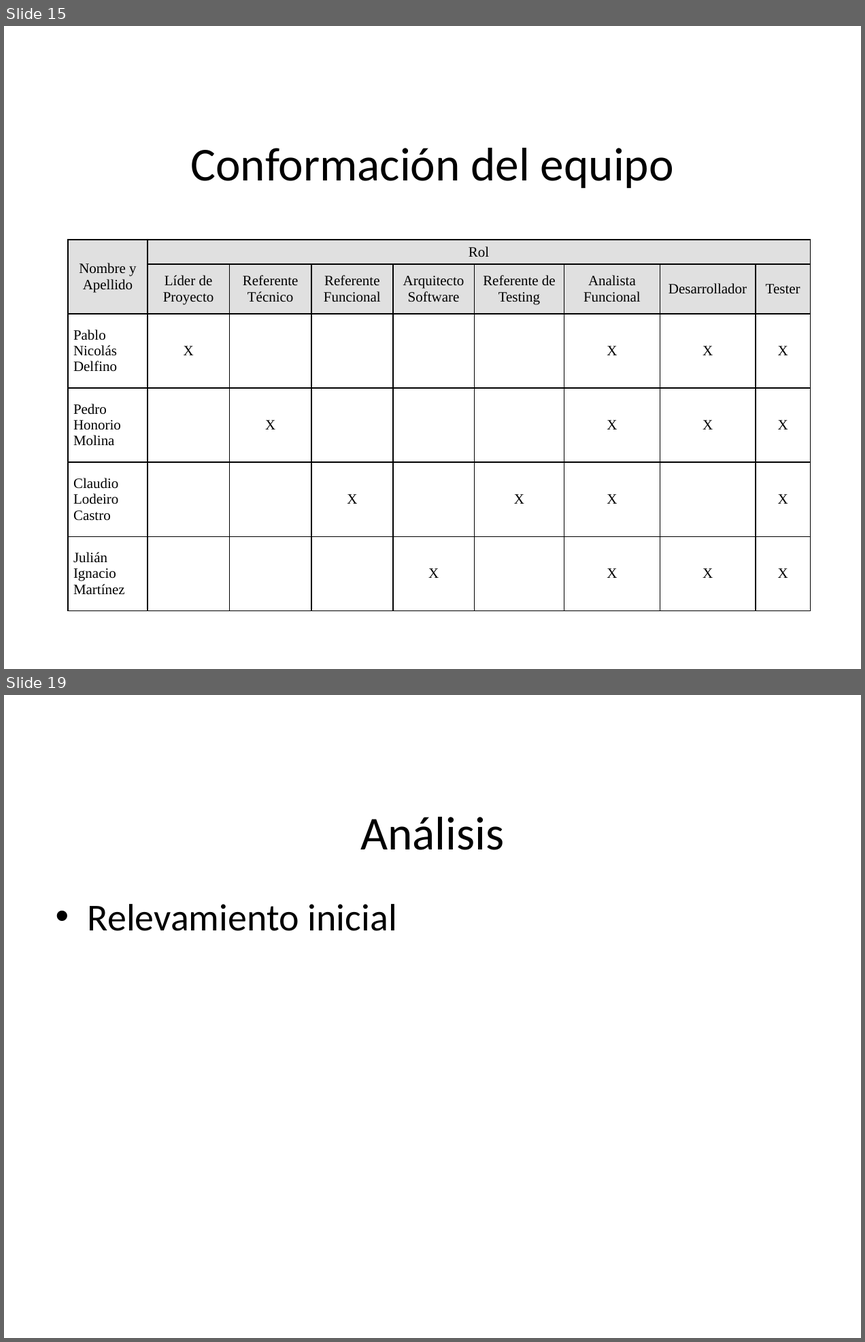
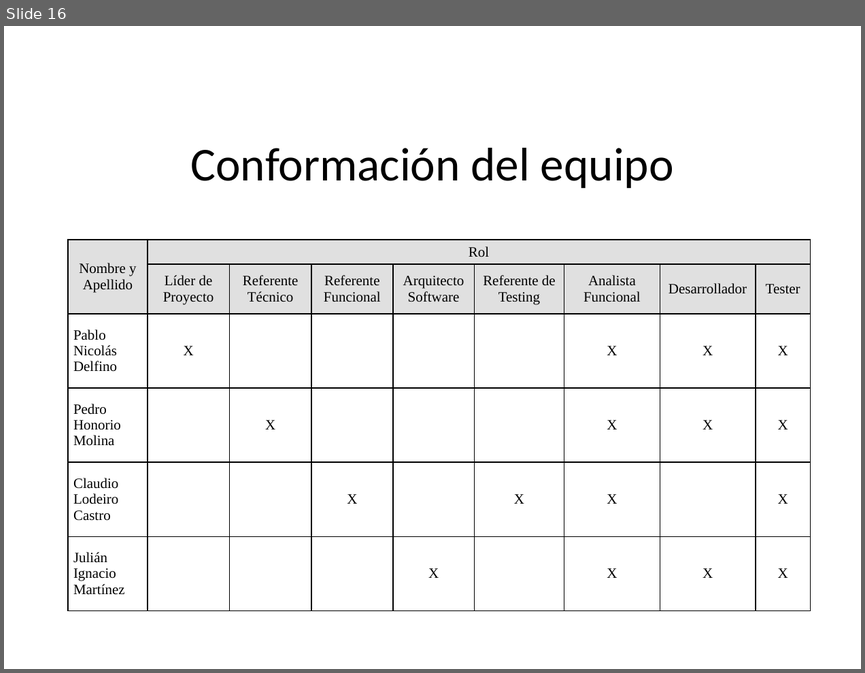
Before and after one commit to pedrohmolina/admin-ong, a slide deck: Documentacion/Presentacion/Presentacion Sirius.pptx. Shown one above the other, each under a label of ours: slides 15 and 19 before the commit, slide 16 after it; the slides between them are not shown. The pictures are 865x1342 and 865x673 pixels, drawn with LibreOffice and Linux fonts; fonts in the diff are those of the drawing; background and template pictures are left out. Boxes give left, top, right and bottom in pixels: in the first picture for what was removed or moved away, otherwise in the second. Text is boxed around its words. In the diff, an @@ line names an element or a change of style, - is before the commit and + after.

```diff
--- a/Documentacion/Presentacion/Presentacion Sirius.pptx
+++ b/Documentacion/Presentacion/Presentacion Sirius.pptx
@@ slide 19 removed at (x1=4, y1=695, x2=861, y2=1338), background picture (left out) @@
@@ title removed at (x1=360, y1=817, x2=504, y2=850) @@
-Análisis
@@ text removed at (x1=88, y1=904, x2=397, y2=931) @@
-• Relevamiento inicial
@@ what was slide 15 is now slide 16 @@
```
Also in this commit, not shown: 11 slides changed, 8 slides added, 6 other slides removed.
